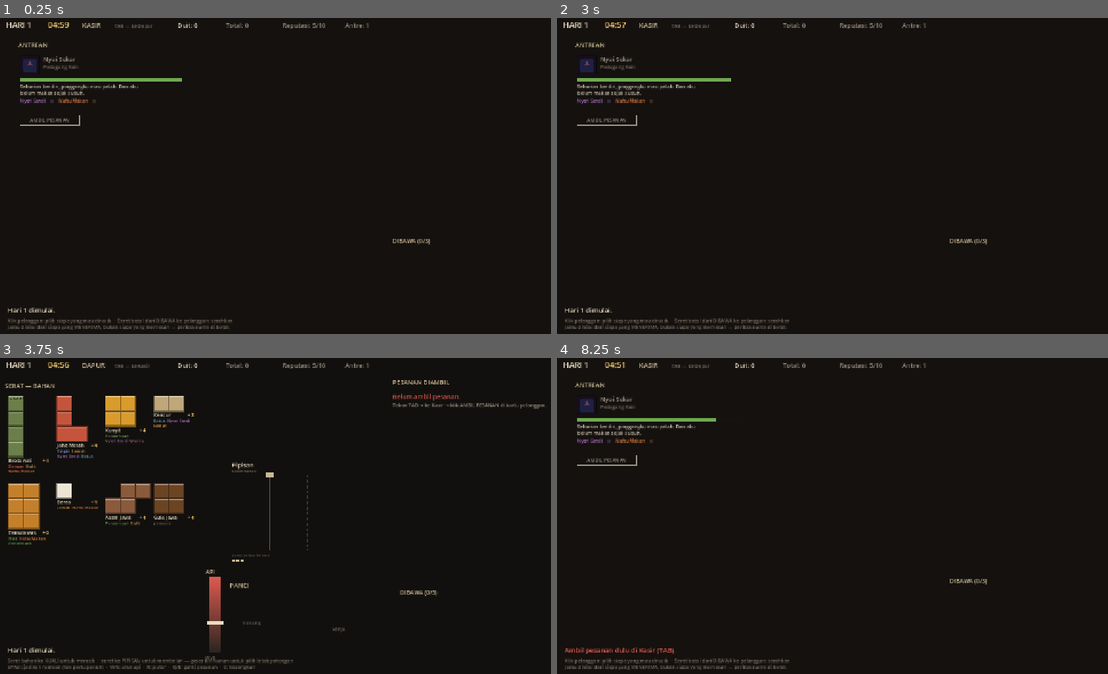
Above: before the commit, frames 1-4 (two rows, left to right).
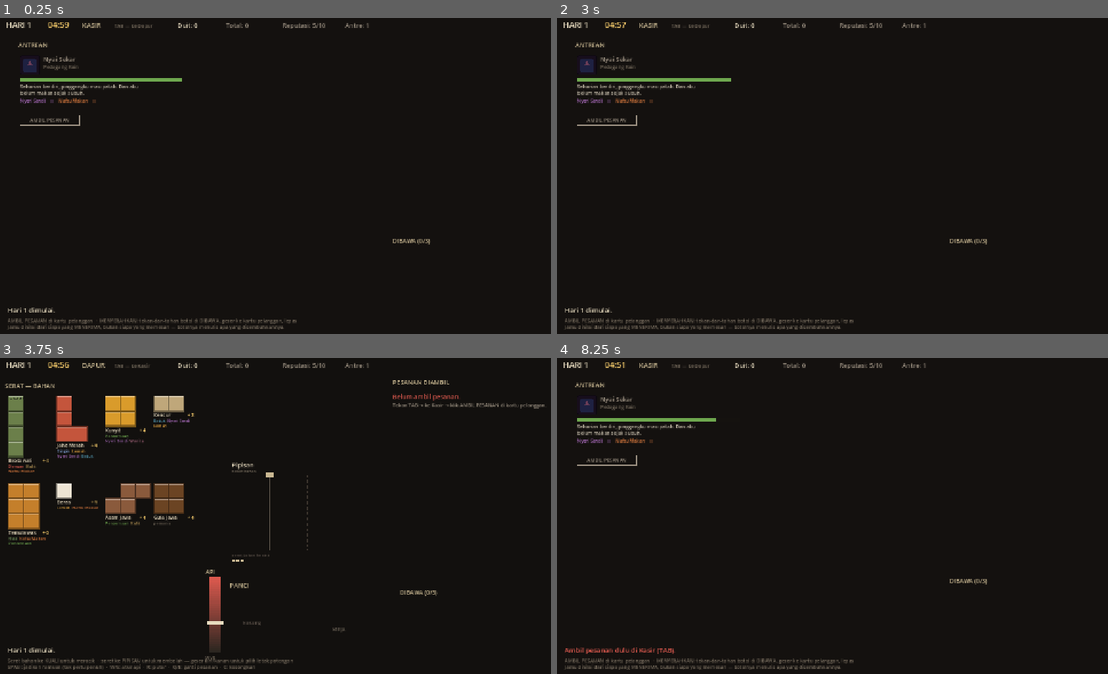
Above: after the commit, the same moments.

Repository: viscasa/igdx-bootcamp
Game: Godot game, scene res://Scenes/Game/kasir.tscn
Same seed, same stepped clock (60 frames per second), same inputs: the game is played once before the commit and once after it. The engine's default icon, where the game draws it, is replaced by a stand-in: a white triangle on a blue panel in a dark square.
Inputs (mouse positions are in pixels of both pictures, inside the frame that each line leads up to):
- Up to frame 1 (0.25 s): no input
- Up to frame 2 (3 s): tap Enter at 0.5, 2 s; move the mouse to (970, 160) at 0.52 s; hold W 0.53-1.25 s; tap R at 0.6 s; click (970, 160) at 0.67 s; tap Space at 0.77, 1.25, 2.75 s; drag from (727, 191) to (815, 239) at 1.27 s; move the mouse to (898, 106) at 2.02 s; hold W 2.03-2.75 s; tap C at 2.1 s; click (898, 106) at 2.17 s; drag from (815, 239) to (672, 128) at 2.77 s
- Up to frame 3 (3.75 s): tap Enter at 3.5 s; move the mouse to (457, 563) at 3.52 s; hold S from 3.53 s (still down); tap Tab at 3.6 s; click (457, 563) at 3.67 s
- Up to frame 4 (8.25 s): tap Space at 3.77, 4.25, 6.77 s; release S at 4.25 s; drag from (771, 610) to (755, 437) at 4.27 s; move the mouse to (871, 516) at 5.02 s; hold S 5.03-5.75 s; tap R at 5.1 s; click (871, 516) at 5.17 s; drag from (755, 437) to (727, 531) at 5.77 s; move the mouse to (970, 500) at 6.52 s; hold W 6.53-7.25 s; tap C at 6.6 s; click (970, 500) at 6.67 s; drag from (727, 531) to (815, 579) at 7.27 s; move the mouse to (898, 446) at 8.02 s; hold S from 8.03 s (still down); tap Tab at 8.1 s; click (898, 446) at 8.17 s

The runs differ from the first frame. In frame 1, 0.5% of the frame differs, in the area x 1-54%, y 95-99%; in frame 2, 0.5%; in frame 3, nothing differs; in frame 4, 0.5%.

Commit message:
fix: make handing a jamu over discoverable, and stop the flow suite lying
The delivery mechanic worked -- press and hold a bottle in DIBAWA, drag to
a customer card, release -- but nothing on screen said so, so a player
holding a finished jamu had no way to find out. Now: the shelf says
"seret botol ke pelanggan" while holding something, every customer card
reads "bisa diserahkan" during a drag and frames itself with "LEPAS DI
SINI" under the cursor, and dropping on empty space says so instead of
silently snapping back.

Found a worse problem while testing it. flow_test reported FLOW OK while
printing eight runtime errors: a GDScript error aborts the current
function but does not stop the suite, so a test that died on its first
line still counted as passing. Sections now pin their expected check
count, and a section that ends early fails the run. Verified by breaking
a count deliberately.

That guard immediately caught a real fragility. carry_shelf.gd read
GameState.CARRY_LIMIT at class scope, so merely naming CarryShelf from a
--script run forced game_state.gd to compile before the autoloads
existed, and CustomerDB was not found -- taking GameState down with it.
Capacity now lives on CarryShelf and GameState mirrors it, so the
dependency points one way only. self_test guards the two from drifting.

All three suites pass (75 flow checks, up from a silent 12), both scenes
boot clean, shelf growth re-checked against the screen bounds.

Co-Authored-By: Claude Opus 5 <noreply@anthropic.com>

Diff:
--- a/Scripts/Autoloads/game_state.gd
+++ b/Scripts/Autoloads/game_state.gd
@@ -21,6 +21,11 @@
 const DAY_LENGTH := 300.0
 ## How many finished jamu the player can hold at once. Small on purpose:
 ## it forces trips between rooms and keeps the queue readable.
+##
+## Mirrors CarryShelf.CAPACITY. The dependency points THIS way on purpose:
+## the shelf must not name GameState, or merely referencing CarryShelf from
+## a --script run drags this autoload into the compile unit before the
+## autoloads exist. self_test guards that the two stay equal.
 const CARRY_LIMIT := 3
 
 var rng := RandomNumberGenerator.new()
--- a/Scripts/Components/carry_shelf.gd
+++ b/Scripts/Components/carry_shelf.gd
@@ -2,24 +2,35 @@
 
 ## The jamu currently in the player's hands, shown in both rooms.
 ##
-## Capacity is deliberately small (GameState.CARRY_LIMIT). A player who
-## could carry ten bottles would brew a batch and then dump them all at
-## once; carrying three forces trips between the rooms, which is what gives
-## the shift its rhythm.
+## Capacity is deliberately small. A player who could carry ten bottles
+## would brew a batch and then dump them all at once; carrying three forces
+## trips between the rooms, which is what gives the shift its rhythm.
+
+## How many finished jamu the player can hold at once. Lives here rather
+## than on GameState so this component does not pull the autoload into its
+## compile unit — naming CarryShelf from a --script run would otherwise
+## force game_state.gd to compile before the autoloads exist, and
+## CustomerDB would not be found.
+const CAPACITY := 3
 
 const SLOT_W := 108
 ## Tall enough for the bottle plus three lines naming what it does.
 const SLOT_H := 128
 const GAP := 6
+## Room above the slots for the title and the hand-over hint.
+const HEADER_H := 14
 
 var brews: Array[Brew] = []
 ## The bottle currently held by the cursor — hidden from the shelf so it
 ## does not appear in two places at once.
 var dragging: Brew = null
+## Only the counter shows the "drag to a customer" hint — in the kitchen
+## there is nobody to drag to, and the advice would just be noise.
+var show_hint: bool = false
 
 
 func slot_rect(i: int) -> Rect2:
-	return Rect2(Vector2(i * (SLOT_W + GAP), 0), Vector2(SLOT_W, SLOT_H))
+	return Rect2(Vector2(i * (SLOT_W + GAP), HEADER_H), Vector2(SLOT_W, SLOT_H))
 
 
 func brew_at(global_pos: Vector2) -> Brew:
@@ -34,8 +45,15 @@
 	var font := ThemeDB.fallback_font
 
 	draw_string(font, Vector2(0, -10), "DIBAWA (%d/%d)" % [
-		brews.size(), GameState.CARRY_LIMIT],
+		brews.size(), CAPACITY],
 		HORIZONTAL_ALIGNMENT_LEFT, -1, 13, Color("c9b892"))
+
+	# Say how to hand it over. Dragging is invisible until someone tells
+	# you it is possible, and a player holding a finished jamu with no idea
+	# what to do with it is stuck for no good reason.
+	if not brews.is_empty() and show_hint:
+		draw_string(font, Vector2(0, 4), "seret botol ke pelanggan →",
+			HORIZONTAL_ALIGNMENT_LEFT, -1, 10, Color("6fd48f"))
 
 	# Empty slots are left blank rather than outlined — the count in the
 	# header already says how many hands are free.
--- a/Scripts/Components/customer_queue.gd
+++ b/Scripts/Components/customer_queue.gd
@@ -29,6 +29,10 @@
 var _hover_slot: int = -1      ## card under the cursor (delivery target)
 var _hover_btn: int = -1       ## AMBIL button under the cursor
 var _portrait: Texture2D
+
+## True while the player is dragging a jamu. Every card then advertises
+## that it will accept it, so "where do I put this?" answers itself.
+var carrying: bool = false
 
 
 func _ready() -> void:
@@ -150,8 +154,15 @@
 		HORIZONTAL_ALIGNMENT_LEFT, -1, 11, Color("7a6f60"))
 
 	if is_hovered:
-		draw_string(font, card.position + Vector2(CARD_W - 84, 22), "serahkan?",
-			HORIZONTAL_ALIGNMENT_LEFT, -1, 11, Color("6fd48f"))
+		draw_string(font, card.position + Vector2(CARD_W - 90, 22),
+			"LEPAS DI SINI", HORIZONTAL_ALIGNMENT_LEFT, -1, 11, Color("6fd48f"))
+		# A frame only while a bottle is over the card: unmistakable, and
+		# it disappears again the moment the drag ends.
+		draw_rect(card, Color("6fd48f"), false, 2.0)
+	elif carrying:
+		draw_string(font, card.position + Vector2(CARD_W - 90, 22),
+			"bisa diserahkan", HORIZONTAL_ALIGNMENT_LEFT, -1, 10,
+			Color("6a8f70"))
 
 	_draw_button(font, i, is_taken)
 
--- a/Scripts/Core/flow_test.gd
+++ b/Scripts/Core/flow_test.gd
@@ -9,6 +9,33 @@
 ## is invisible to pure-logic tests.
 
 var failures := 0
+var _checks := 0
+
+## How many checks each section is expected to run.
+##
+## A GDScript runtime error aborts the current function but does NOT stop
+## the suite — so a test that crashed halfway used to print its error and
+## still let the run report FLOW OK. Pinning the count turns a section
+## that died early into a real failure.
+##
+## A plain `var`, not `const`: a const dictionary at class scope is
+## resolved while the script is being parsed, which happens before the
+## autoloads exist and makes GameState fail to compile.
+var EXPECTED := {
+	"shift state": 6,
+	"taking orders": 15,
+	"selesai button": 4,
+	"handover": 4,
+	"brew without match": 6,
+	"tool stations": 18,
+	"room switch": 6,
+	"tab key": 4,
+	"carrying": 6,
+	"delivery": 6,
+}
+
+var _section := ""
+var _section_start := 0
 
 
 func _init() -> void:
@@ -17,6 +44,7 @@
 
 
 func check(label: String, cond: bool) -> void:
+	_checks += 1
 	if cond:
 		print("  ok   %s" % label)
 	else:
@@ -24,12 +52,34 @@
 		failures += 1
 
 
+## Opens a section and closes the previous one, verifying it ran all of
+## its checks rather than dying part-way through.
+func section(name_: String) -> void:
+	_close_section()
+	_section = name_
+	_section_start = _checks
+	print("- %s" % name_)
+
+
+func _close_section() -> void:
+	if _section == "":
+		return
+	var ran := _checks - _section_start
+	var want: int = EXPECTED.get(_section, -1)
+	if want >= 0 and ran != want:
+		print("  FAIL section '%s' ran %d/%d checks — it crashed part-way"
+			% [_section, ran, want])
+		failures += 1
+	_section = ""
+
+
 func _run() -> void:
 	await process_frame
 
 	_test_shift_state()
 	_test_taking_an_order()
 	_test_brew_button()
+	_test_handover_hit_tests()
 	_test_brew_without_match()
 	await _test_tool_stations()
 	await _test_room_switch()
@@ -37,6 +87,9 @@
 	_test_carry_limit()
 	_test_delivery()
 
+	_close_section()
+
+	print("  (%d checks)" % _checks)
 	print("=== %s ===" % ("FLOW OK" if failures == 0 else "%d FAILURE(S)" % failures))
 	quit(1 if failures > 0 else 0)
 
@@ -50,7 +103,7 @@
 
 
 func _test_shift_state() -> void:
-	print("- Shift state")
+	section("shift state")
 	var gs := _state()
 
 	gs.start_run()
@@ -73,7 +126,7 @@
 ## Taking an order must be an act the player performs, and several orders
 ## can be in hand at once — the kitchen is not tied to any one of them.
 func _test_taking_an_order() -> void:
-	print("- Taking orders")
+	section("taking orders")
 	var gs := _state()
 	gs.start_run()
 
@@ -127,7 +180,7 @@
 ## The SELESAI button lives on the kuali, beside the grid, and follows the
 ## pot when a different silhouette is dealt.
 func _test_brew_button() -> void:
-	print("- SELESAI button")
+	section("selesai button")
 
 	var k := KualiGrid.new()
 	root.add_child(k)
@@ -154,6 +207,47 @@
 	check("empty kuali has no contents", not k.has_contents())
 
 	k.queue_free()
+
+
+## Handing a jamu over is drag-from-shelf onto a customer card. Both hit
+## tests have to work, or the player ends up holding a bottle with no way
+## to give it away.
+func _test_handover_hit_tests() -> void:
+	section("handover")
+	var gs := _state()
+	gs.start_run()
+
+	var rack := CarryShelf.new()
+	root.add_child(rack)
+	rack.global_position = Vector2(880, 520)
+
+	var ing := IngredientData.create(&"h", "H", "", [Vector2i(0, 0)],
+		Color.WHITE, [Symptom.Code.DEMAM], 0, Vector2(0.0, 1.0), "")
+	var ings: Array[IngredientData] = [ing]
+	var none: Array[Symptom.Code] = []
+	var b := Brew.create(ings, null, none, [1])
+	var held: Array[Brew] = [b]
+	rack.brews = held
+
+	# Picking the bottle up: the slot must be grabbable where it is drawn.
+	var centre := rack.to_global(rack.slot_rect(0).get_center())
+	check("bottle can be grabbed from its slot", rack.brew_at(centre) == b)
+	check("empty space grabs nothing",
+		rack.brew_at(rack.to_global(Vector2(-400, -400))) == null)
+
+	# Dropping it on a customer: the card must be a valid target.
+	var q := CustomerQueue.new()
+	root.add_child(q)
+	q.global_position = Vector2(40, 82)
+	q.orders = gs.queue
+
+	var card := q.to_global(q.card_rect(0).get_center())
+	check("customer card is a drop target", q.slot_at(card) == 0)
+	check("off-card space is not a target",
+		q.slot_at(q.to_global(Vector2(-400, -400))) < 0)
+
+	rack.queue_free()
+	q.queue_free()
 
 
 ## Regression: bottling a mix that helps NOBODY used to crash.
@@ -163,7 +257,7 @@
 ## first useless brew threw "the array of argument 3 does not have the
 ## same element type".
 func _test_brew_without_match() -> void:
-	print("- Brewing a jamu that helps nobody")
+	section("brew without match")
 
 	var ing := IngredientData.create(&"none", "Gula", "", [Vector2i(0, 0)],
 		Color.WHITE, [], 0, Vector2(0.0, 1.0), "")
@@ -197,7 +291,7 @@
 ## ingredient under. What matters is that aiming really chooses the cut,
 ## that the halves stay on the machine, and that cells are conserved.
 func _test_tool_stations() -> void:
-	print("- Pipisan (cutter)")
+	section("tool stations")
 	var gs := _state()
 	gs.start_run()
 
@@ -310,7 +404,7 @@
 ## The whole point of the split: the shift must not reset when the player
 ## walks between rooms, and patience must keep draining while they are away.
 func _test_room_switch() -> void:
-	print("- Room switching")
+	section("room switch")
 	var gs := _state()
 	var rooms := _rooms()
 
@@ -351,7 +445,7 @@
 ## it. This drives the real key event through _unhandled_input instead,
 ## which is the only way to catch that class of bug.
 func _test_tab_key() -> void:
-	print("- TAB key switching")
+	section("tab key")
 
 	# The crash is non-fatal in Godot: it prints and execution continues,
 	# so "did the room change?" alone would still report ok. Instead we
@@ -403,7 +497,7 @@
 
 
 func _test_carry_limit() -> void:
-	print("- Carrying")
+	section("carrying")
 	var gs := _state()
 	gs.carried.clear()
 
@@ -428,7 +522,7 @@
 ## Delivery is judged against the RECIPIENT, so handing a jamu to the wrong
 ## person has to be possible and has to score differently.
 func _test_delivery() -> void:
-	print("- Delivery")
+	section("delivery")
 	var gs := _state()
 	gs.carried.clear()
 
--- a/Scripts/Core/self_test.gd
+++ b/Scripts/Core/self_test.gd
@@ -198,6 +198,12 @@
 		kit.remaining(ToolKit.Kind.PIPISAN) == start)
 
 	check("pipisan is the only tool", ToolKit.BASE_USES.size() == 1)
+
+	# CarryShelf deliberately does not read GameState (see the comment on
+	# GameState.CARRY_LIMIT), so the two constants have to be kept in step
+	# by hand — which means something has to notice when they drift.
+	check("carry capacity matches between shelf and state",
+		CarryShelf.CAPACITY == 3)
 
 	# The blade falls vertically, so only column width can be split. A tall
 	# 1x4 bar has one column and must be rotated first — same rule as
--- a/Scripts/Game/kasir.gd
+++ b/Scripts/Game/kasir.gd
@@ -23,10 +23,11 @@
 	queue_view.order_selected.connect(_on_order_selected)
 
 	shelf.brews = GameState.carried
+	shelf.show_hint = true
 	hud.room_hint = "TAB — ke Dapur"
 	hud.help_lines = PackedStringArray([
-		"Klik pelanggan: pilih siapa yang mau diracik  ·  Seret botol dari DIBAWA ke pelanggan: serahkan",
-		"Jamu dinilai dari siapa yang MENERIMA, bukan siapa yang memesan — periksa nama di botol.",
+		"AMBIL PESANAN di kartu pelanggan  ·  MENYERAHKAN: tekan-dan-tahan botol di DIBAWA, geser ke kartu pelanggan, lepas",
+		"Jamu dinilai dari siapa yang MENERIMA, bukan siapa yang memesan — botolnya menulis apa yang disembuhkannya.",
 	])
 
 	GameState.queue_changed.connect(_sync)
@@ -96,6 +97,10 @@
 				_dragging = b
 				_drag_pos = get_global_mouse_position()
 				shelf.dragging = b
+				# Every card advertises that it takes the bottle, so the
+				# player never has to guess where it can go.
+				queue_view.carrying = true
+				queue_view.refresh()
 				get_viewport().set_input_as_handled()
 		elif _dragging:
 			_release()
@@ -112,10 +117,16 @@
 	var b := _dragging
 	_dragging = null
 	shelf.dragging = null
+	queue_view.carrying = false
 	queue_view.clear_hover()
 
 	if slot >= 0:
 		GameState.deliver(b, slot)
+	else:
+		# Dropped on nothing. Say so, rather than letting the bottle
+		# silently snap back as if the click had not registered.
+		GameState.post("Lepas botolnya tepat di atas kartu pelanggan.",
+			Color("9a8f80"))
 
 	shelf.queue_redraw()
 	queue_redraw()
